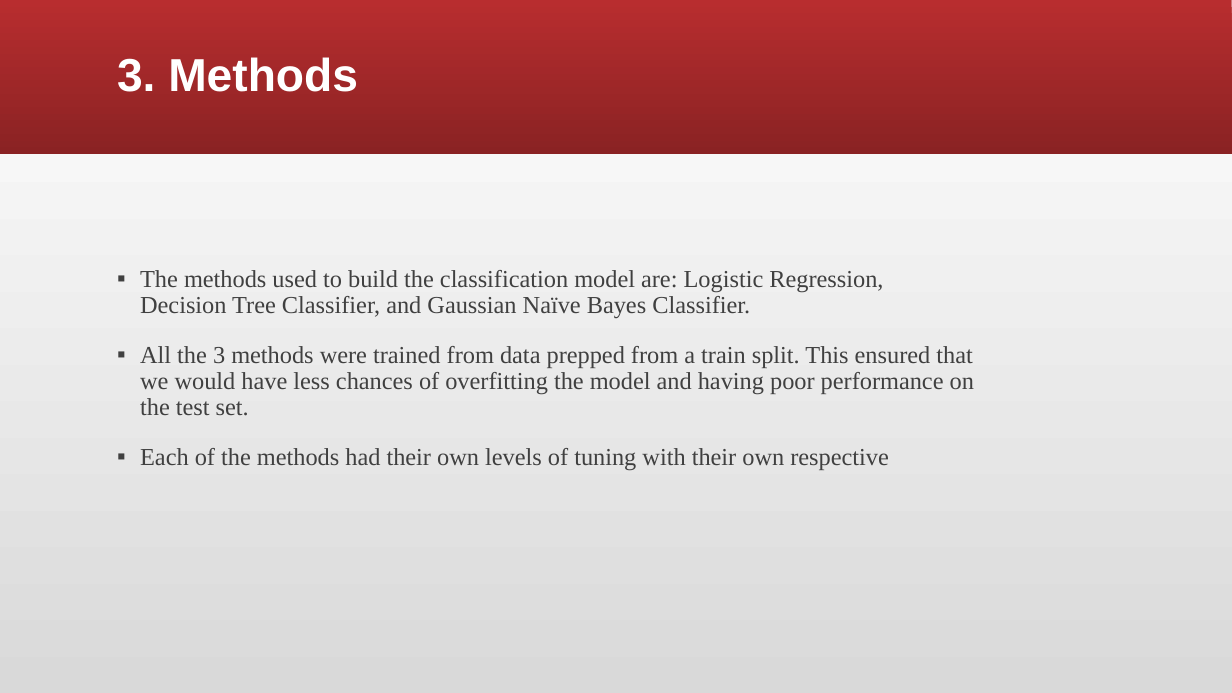
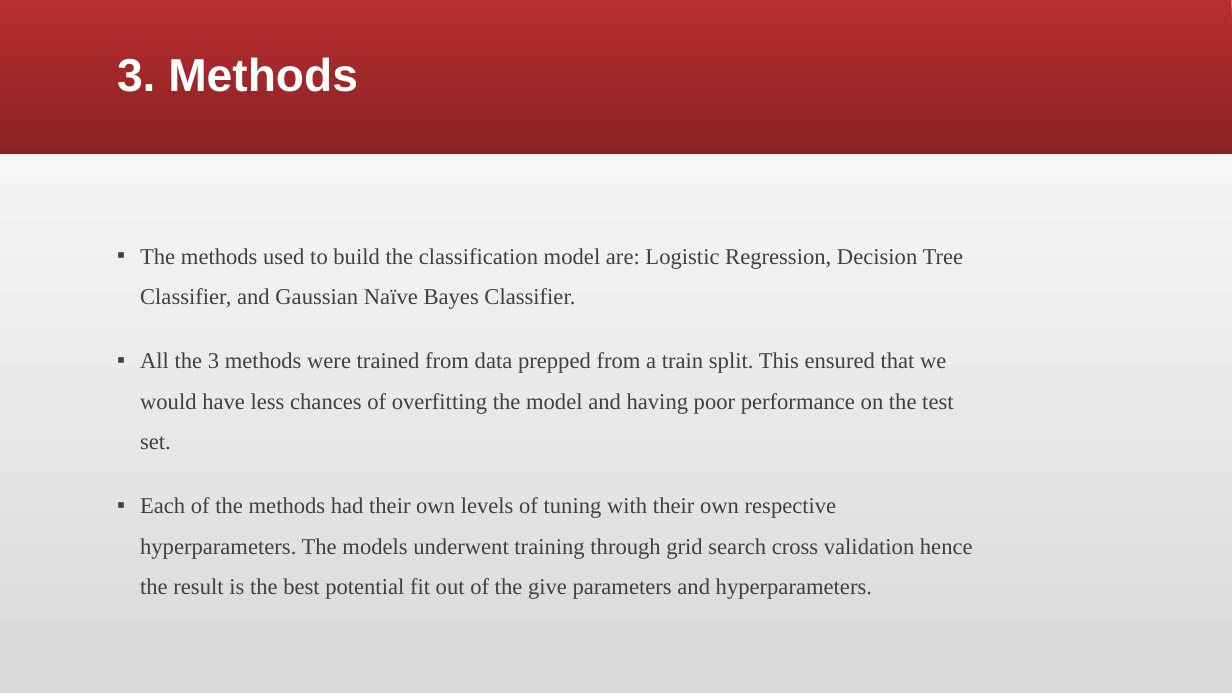
Before and after one commit to NicholusMagak/Phase_3_Project, a slide deck: slide 6 of Seasonal flu prediction model.pptx (slide 5 before the commit). Drawn at 1232x693 pixels with LibreOffice and Linux fonts; fonts in the diff are those of the drawing. Boxes give left, top, right and bottom in pixels: in the first picture for what was removed or moved away, otherwise in the second. Text is boxed around its words. In the diff, an @@ line names an element or a change of style, - is before the commit and + after.

```diff
--- a/Seasonal flu prediction model.pptx
+++ b/Seasonal flu prediction model.pptx
@@ text "The methods used to build ...": place and size @@
-text "The methods used to build ..." at (140,270,974,471)
+text "The methods used to build ..." at (140,248,973,599)
@@ text at (140,248,964,449): size 19 to 17.6 pt in "The methods used to build the classification ...", "All the 3 methods were trained from ..."; line spacing 0.9 to 1.5 @@
@@ text at (140,497,973,599): text changed; size 19 to 17.6 pt @@
-▪ Each of the methods had their own levels of tuning with their own respective
+▪ Each of the methods had their own levels of tuning with their own respective hyperparameters. The models underwent training through grid search cross validation hence the result is the best potential fit out of the give parameters and hyperparameters.
```
Also in this commit, not shown: 3 other slides changed, 5 slides added, 4 slides removed.
